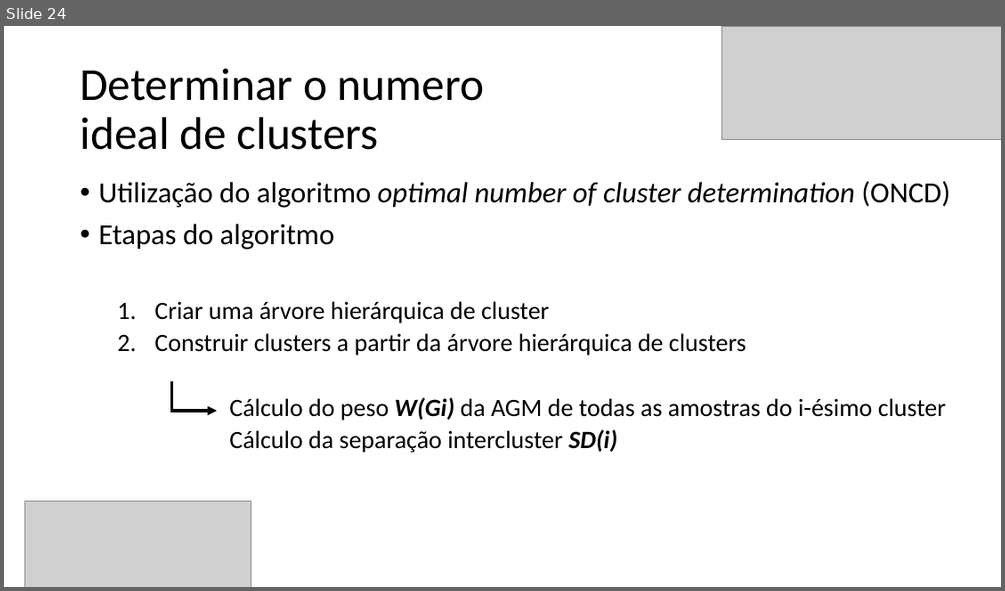
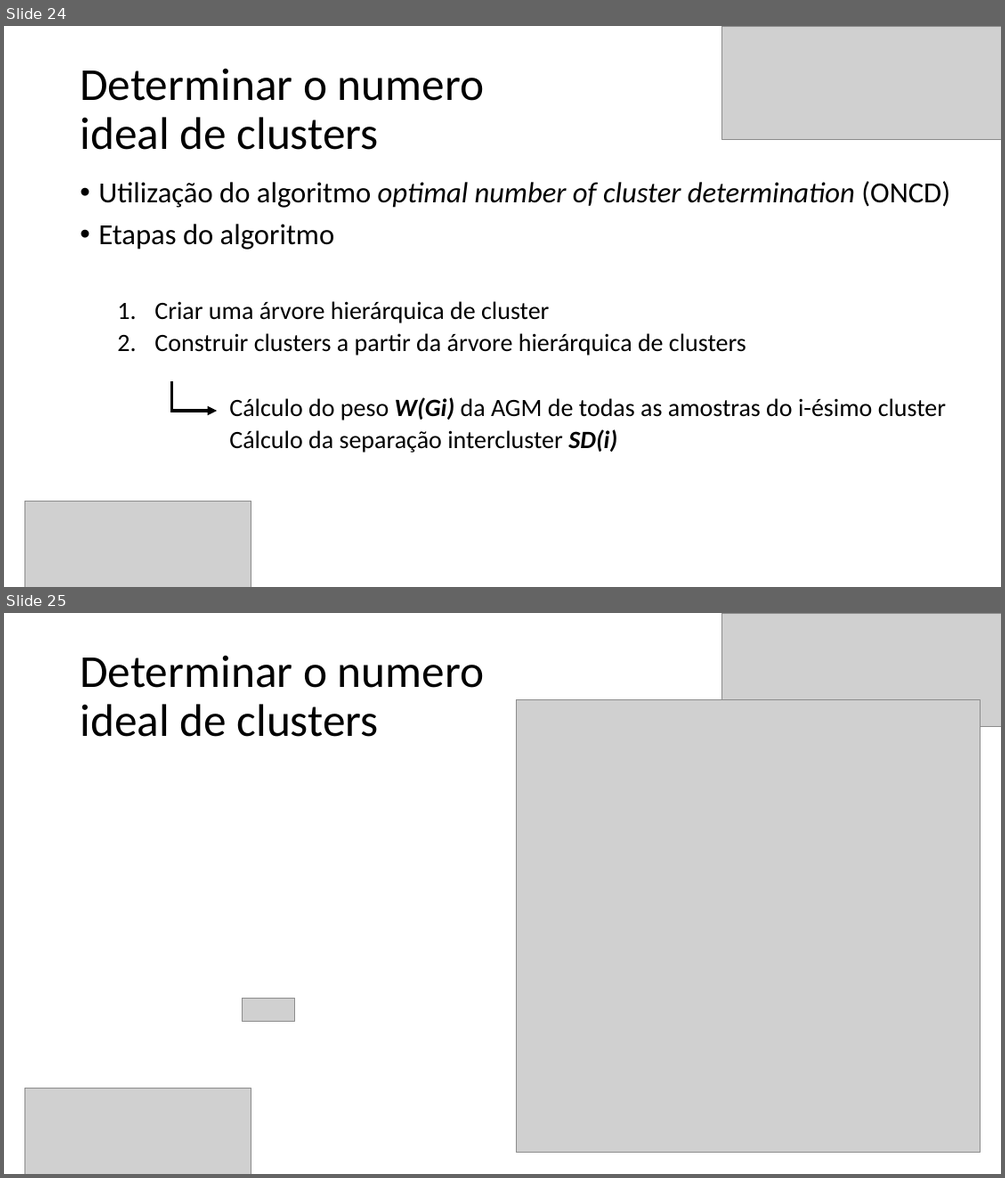
Before and after one commit to Marcio-Salmazo/PRT_Agrupamento, a slide deck: Seminario/optimal clusters - SLIDES.pptx. Shown one above the other, each under a label of ours: slide 24 before the commit, slides 24 and 25 after it. The pictures are 1005x591 and 1005x1178 pixels, drawn with LibreOffice and Linux fonts; fonts in the diff are those of the drawing; grey boxes stand for pictures. Boxes give left, top, right and bottom in pixels: in the first picture for what was removed or moved away, otherwise in the second. Text is boxed around its words. In the diff, an @@ line names an element or a change of style, - is before the commit and + after.

```diff
--- a/Seminario/optimal clusters - SLIDES.pptx
+++ b/Seminario/optimal clusters - SLIDES.pptx
@@ slide 25 added at [4,613,1001,1174], background #FFFFFF @@
@@ picture added at [722,613,1001,727] @@
@@ title added at [80,655,484,737], 44 pt, text #000000 @@
+Determinar o numero
+ideal de clusters
@@ picture added at [517,699,979,1151] @@
@@ picture added at [243,998,295,1022] @@
@@ picture added at [25,1088,251,1174] @@
```
Also in this commit, not shown: 5 other slides added.
